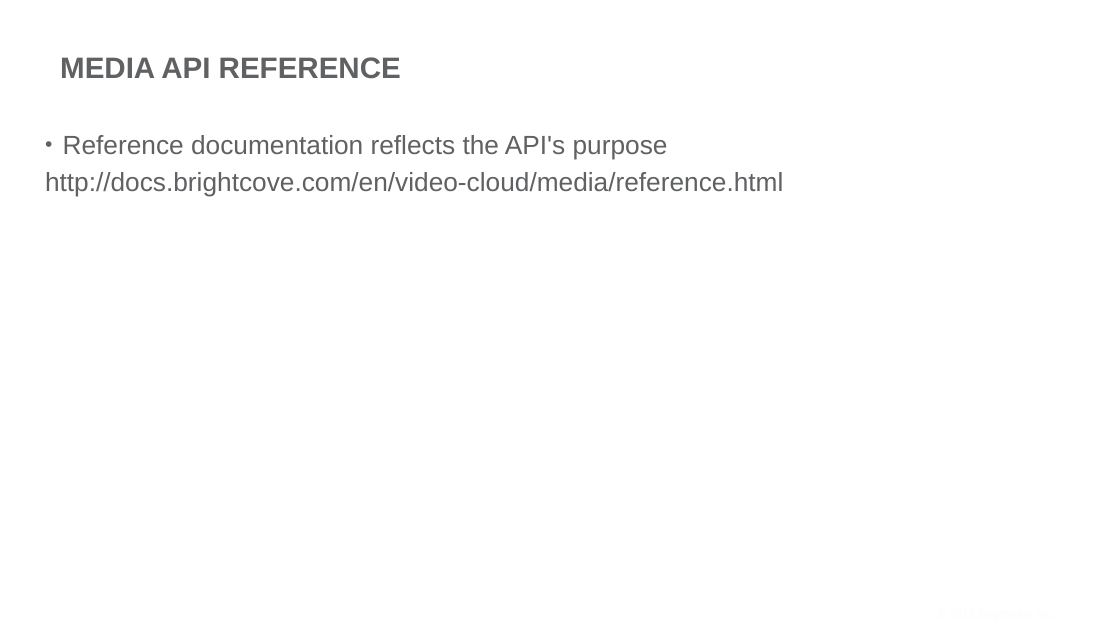
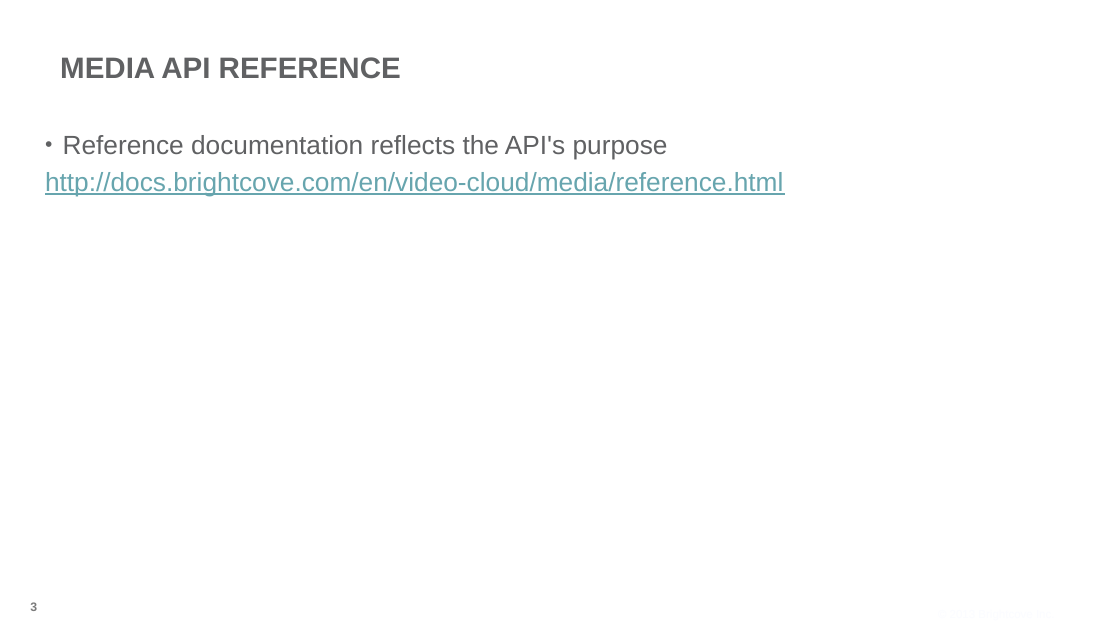
Before and after one commit to BrightcoveLearning/VideoCloudMediaAPI, a slide deck: slide 3 of VideoSessionsMaterials/understanding.pptx. Drawn at 1120x630 pixels with LibreOffice and Linux fonts; fonts in the diff are those of the drawing; background and template pictures are left out. Boxes give left, top, right and bottom in pixels: in the first picture for what was removed or moved away, otherwise in the second. Text is boxed around its words. In the diff, an @@ line names an element or a change of style, - is before the commit and + after.

Commit message:
updated formatting

```diff
--- a/VideoSessionsMaterials/understanding.pptx
+++ b/VideoSessionsMaterials/understanding.pptx
@@ text at (45, 172, 783, 196): text colour #606163 to #67A5AE, underline on in "http://docs.brightcove.com/en/video-cloud/media/reference.ht ..." @@
@@ page number added at (30, 602, 37, 611), 15 pt, text #7B7B7B, bold @@
+3
```
Also in this commit, not shown: 3 other slides changed.
